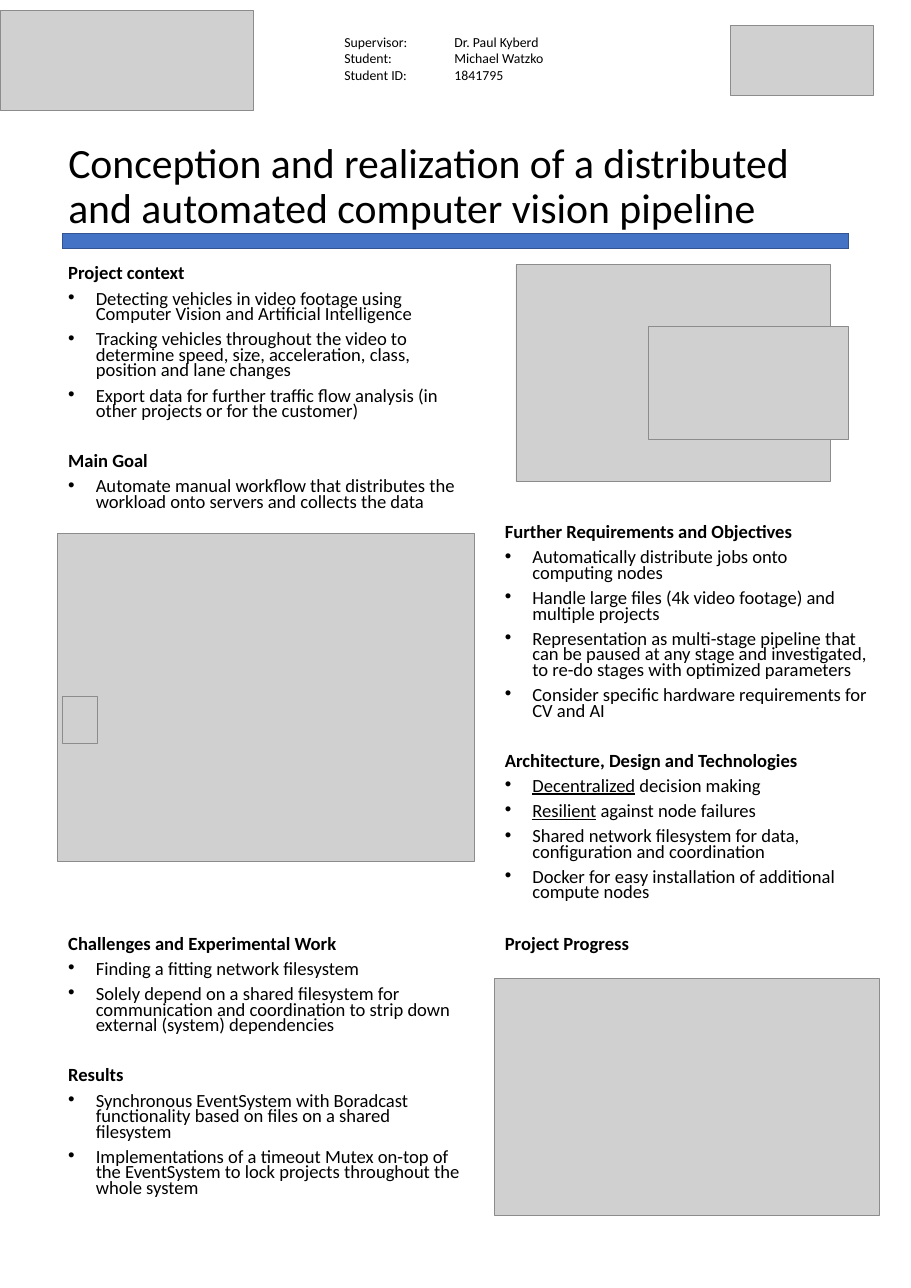
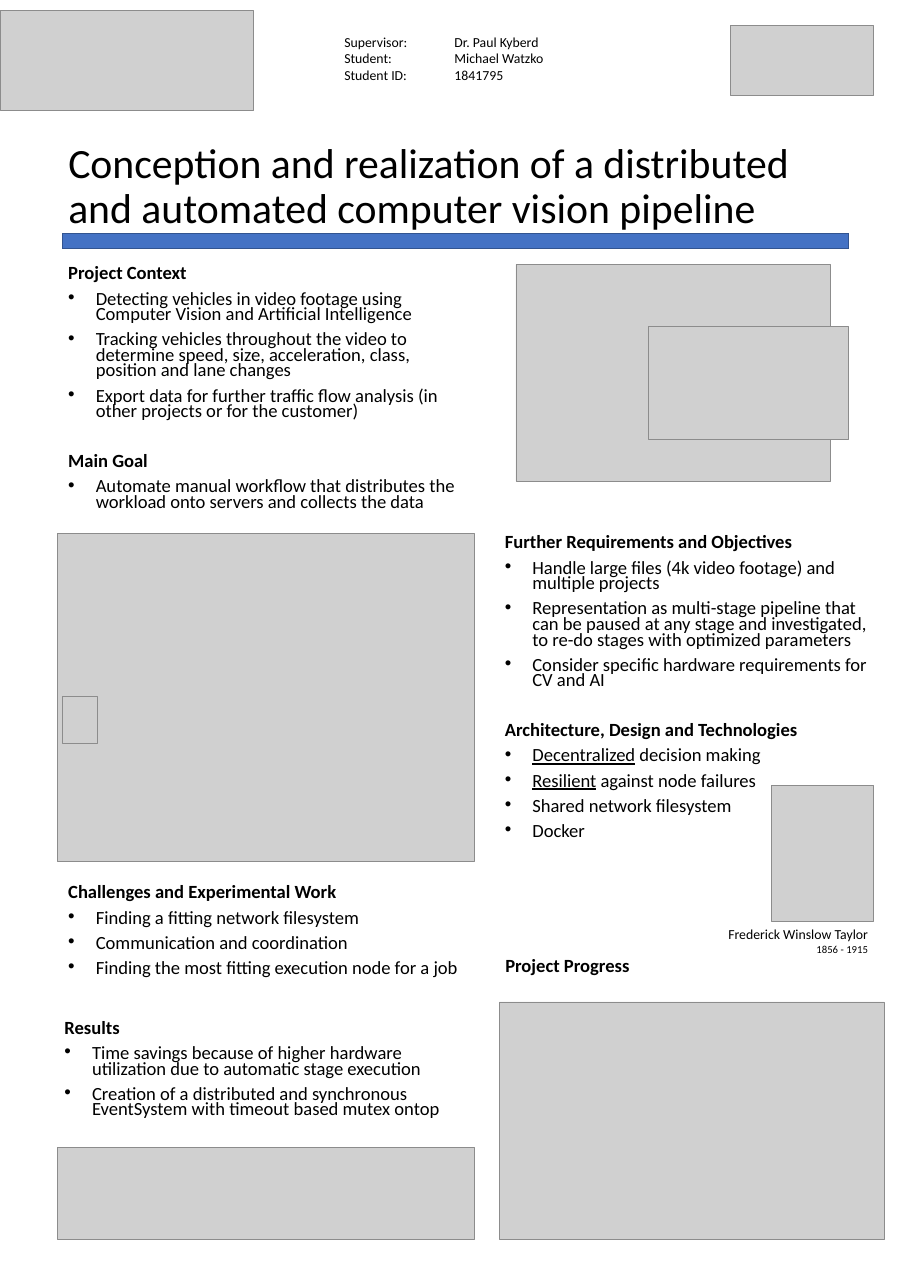
Before and after one commit to kellerkindt/master-thesis, a slide deck: slide 1 of presentation.pptx. Drawn at 911x1288 pixels with LibreOffice and Linux fonts; fonts in the diff are those of the drawing; grey boxes stand for pictures. Boxes give left, top, right and bottom in pixels: in the first picture for what was removed or moved away, otherwise in the second. Text is boxed around its words. In the diff, an @@ line names an element or a change of style, - is before the commit and + after.

```diff
--- a/presentation.pptx
+++ b/presentation.pptx
@@ text at (68,266,187,282): text changed @@
-Project context
+Project Context
@@ text "Further Requirements and Objectives": place and size @@
-text "Further Requirements and Objectives" at (505,525,867,901)
+text "Further Requirements and Objectives" at (505,535,867,837)
@@ text at (532,550,787,582): paragraph removed @@
-• Automatically distribute jobs onto computing nodes
@@ text at (532,799,732,837): text changed @@
-• Shared network filesystem for data, configuration and coordination
-• Docker for easy installation of additional compute nodes
+• Shared network filesystem
+• Docker
@@ picture added at (772,785,874,921) @@
@@ text added at (68,885,458,977), 24.3 pt, text #000000 @@
+Challenges and Experimental Work
+• Finding a fitting network filesystem
+• Communication and coordination
+• Finding the most fitting execution node for a job
@@ text added at (728,929,868,953), 18 pt, text #000000 @@
+Frederick Winslow Taylor
+1856 - 1915
@@ text at (68,937,450,1034): paragraphs removed @@
-Challenges and Experimental Work
-• Finding a fitting network filesystem
-• Solely depend on a shared filesystem for communication and coordination to strip down external (system) dependencies
@@ text "Project Progress": place and size @@
-text "Project Progress" at (505,937,629,953)
+text "Project Progress" at (505,959,630,975)
@@ picture: place and size @@
-picture at (494,979,879,1216)
+picture at (499,1002,884,1239)
@@ text "Results": place and size @@
-text "Results" at (68,937,459,1197)
+text "Results" at (64,1021,439,1118)
@@ text at (92,1046,439,1118): text changed @@
-• Synchronous EventSystem with Boradcast functionality based on files on a shared filesystem
-• Implementations of a timeout Mutex on-top of the EventSystem to lock projects throughout the whole system
+• Time savings because of higher hardware utilization due to automatic stage execution
+• Creation of a distributed and synchronous EventSystem with timeout based mutex ontop
@@ picture added at (58,1148,475,1239) @@
```
Also in this commit, not shown: 1 other slide changed, 5 other files.
